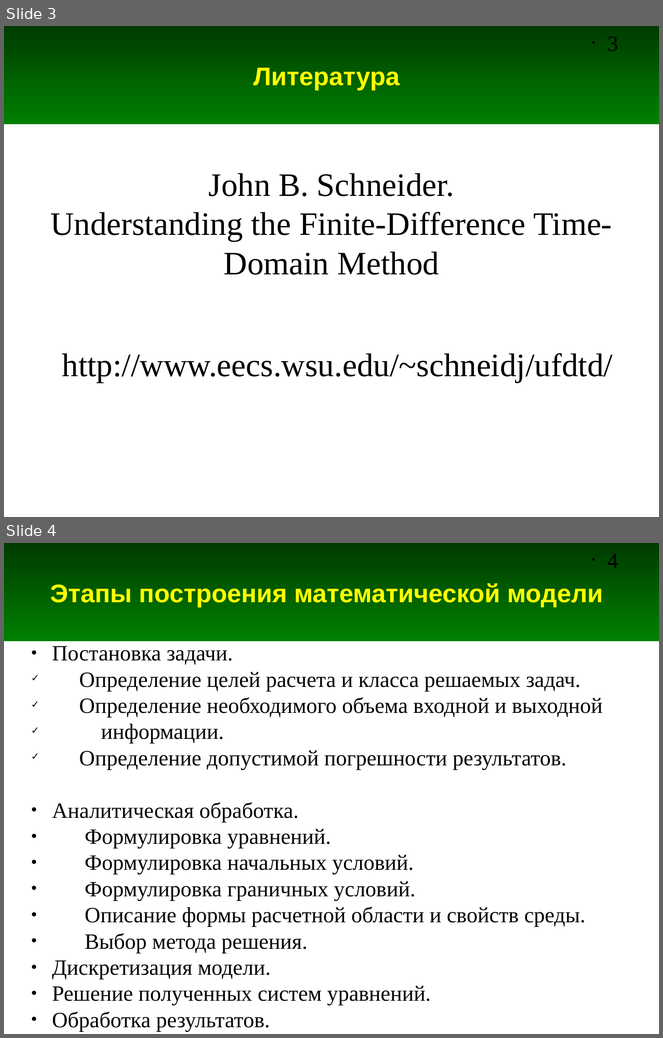
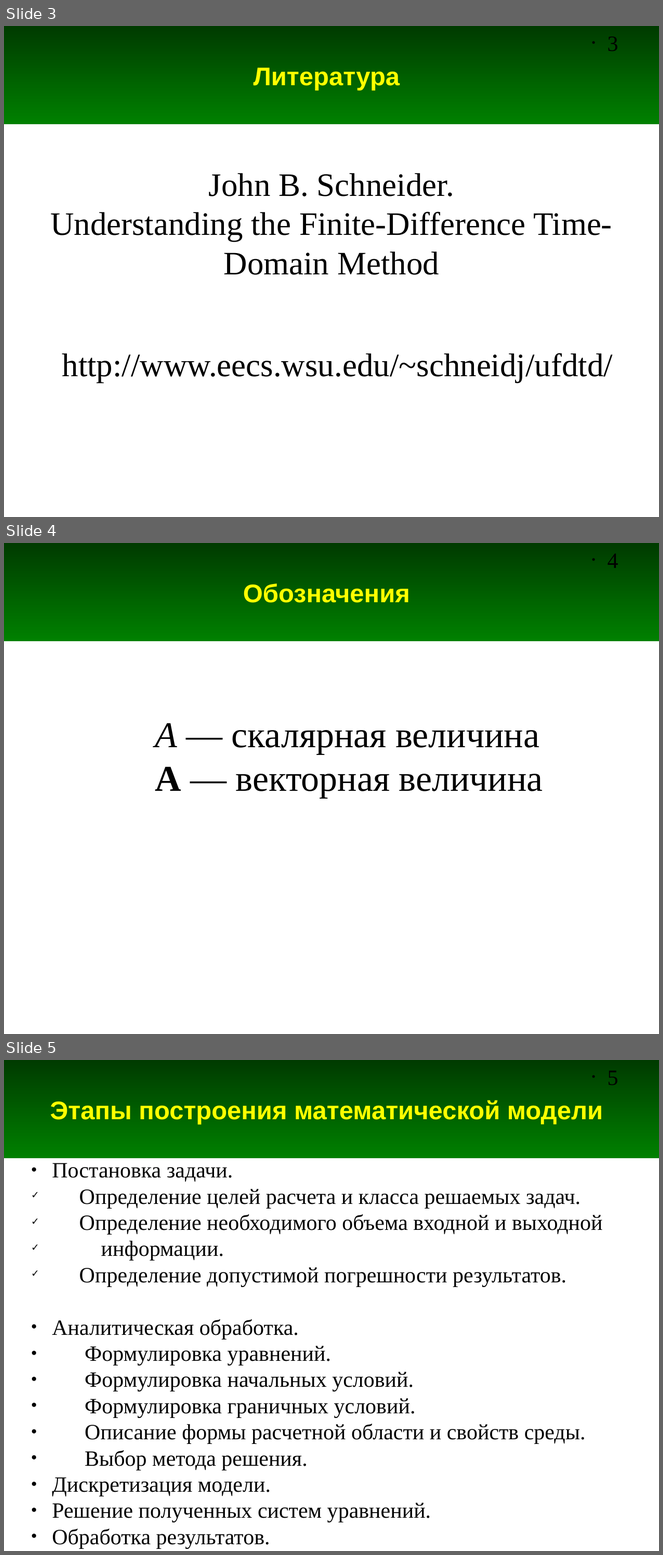
Before and after one commit to andris0147sv/modelling, a slide deck: presentations/1. Problem Statement.odp. Shown one above the other, each under a label of ours: slides 3 and 4 before the commit, slides 3, 4 and 5 after it. The pictures are 663x1038 and 663x1555 pixels, drawn with LibreOffice and Linux fonts; fonts in the diff are those of the drawing. Boxes give left, top, right and bottom in pixels: in the first picture for what was removed or moved away, otherwise in the second. Text is boxed around its words. In the diff, an @@ line names an element or a change of style, - is before the commit and + after.

```diff
--- a/presentations/1. Problem Statement.odp
+++ b/presentations/1. Problem Statement.odp
@@ slide 4 added at box(4, 543, 659, 1034), background #FFFFFF; not listed: 2 template elements that a slide beside it also shows @@
@@ title added at box(243, 584, 410, 603), 28 pt, text #FFFF00, bold @@
+Обозначения
@@ text added at box(155, 723, 543, 798), 40 pt, text #000000 @@
+A — скалярная величина
+A — векторная величина
@@ what was slide 4 is now slide 5 @@
@@ page number at box(608, 1071, 619, 1085): text changed @@
-• 4
+• 5
```
Also in this commit, not shown: 5 slides changed, 3 other slides added, 1 slide removed.
